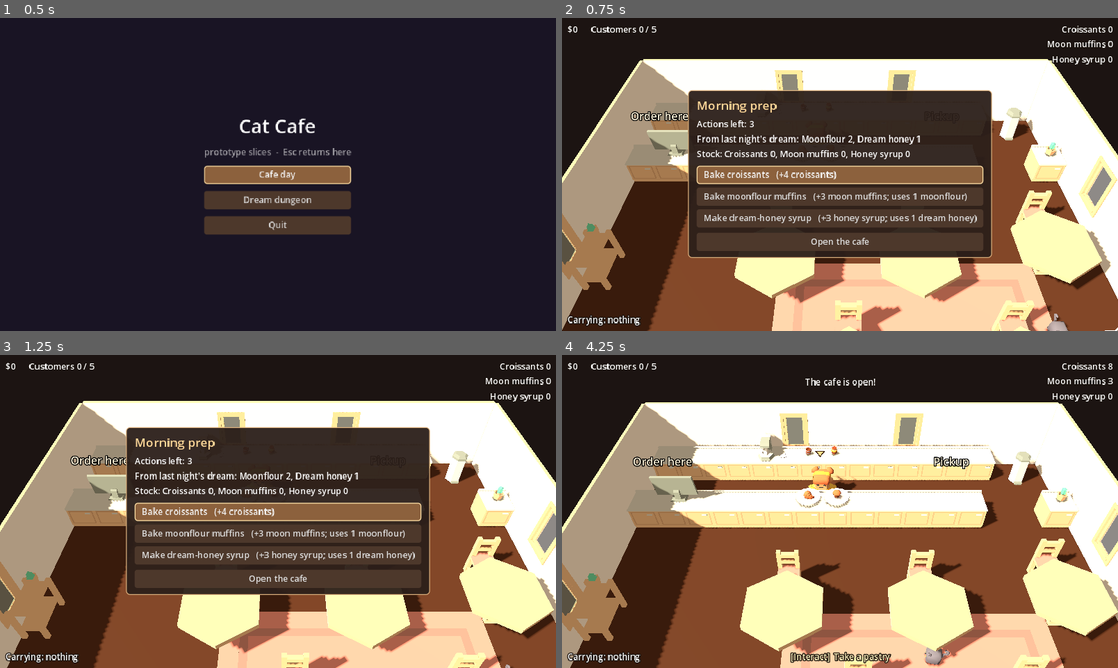
Above: before the commit, frames 1-4 (two rows, left to right).
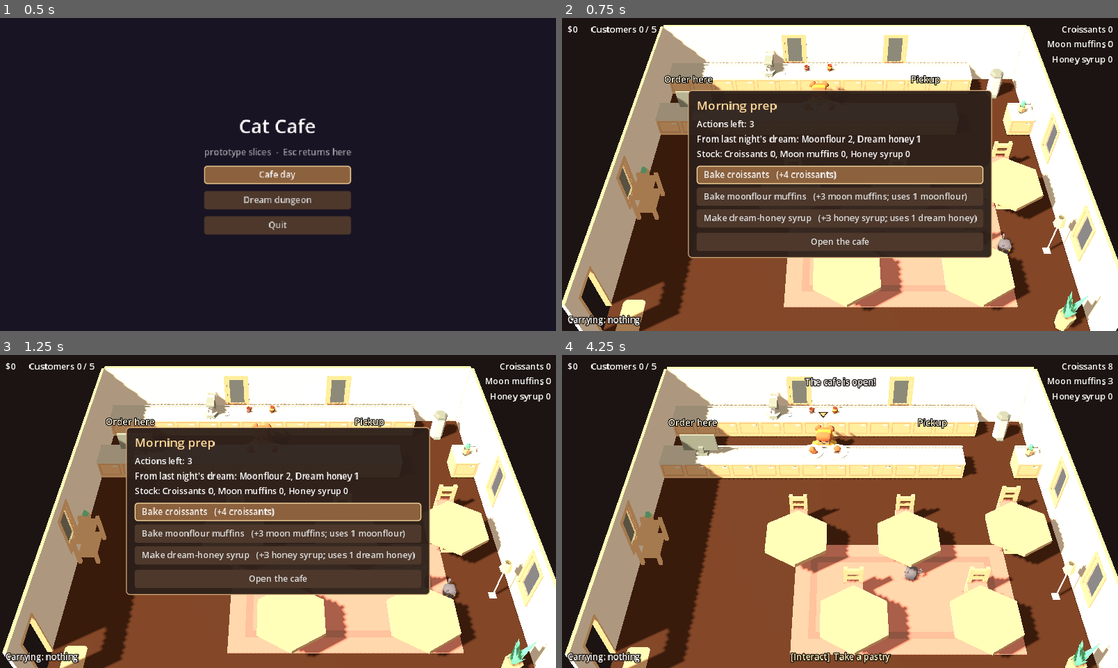
Above: after the commit, the same moments.

Repository: mclarty3/cat-cafe
Game: Godot game, scene res://scenes/title.tscn
Same seed, same stepped clock (60 frames per second), same inputs: the game is played once before the commit and once after it.
Inputs:
- Up to frame 1 (0.5 s): no input
- Up to frame 2 (0.75 s): click "Cafe day" at 0.5 s
- Up to frame 3 (1.25 s): no input
- Up to frame 4 (4.25 s): hold D (move_right) 1.28-2 s; tap J (attack) at 1.35 s; tap Space (jump) at 1.52 s; click "Bake croissants (+4 croissant…" at 2 s; click "Bake moonflour muffins (+3 mo…" at 2.75 s; click "Open the cafe" at 3.5 s

Frame 1 is identical in both runs. In frame 2, 43% of the frame differs, in the area x 0-100%, y 2-100%; in frame 3, 43%; in frame 4, 63%, in the area x 0-100%, y 3-100%.

Commit message:
Reframe cafe camera so the whole floor stays visible
Follow mostly side to side (new follow_depth, 0.15) so working the
counter no longer pushes the bottom tables off screen, and pull the
camera back with a narrower lens (30 deg FOV, distance 10, 48 deg
pitch) to keep the counter large while fitting the floor.

Co-Authored-By: Claude Opus 5.5 <noreply@anthropic.com>

Diff:
--- a/scenes/cafe/cafe.tscn
+++ b/scenes/cafe/cafe.tscn
@@ -94,7 +94,7 @@
 shadow_blur = 1.5
 
 [node name="Camera" type="Camera3D" parent="."]
-fov = 40.0
+fov = 30.0
 script = ExtResource("2_cafe_camera")
 
 [node name="Navigation" type="NavigationRegion3D" parent="."]
--- a/scripts/cafe/cafe_camera.gd
+++ b/scripts/cafe/cafe_camera.gd
@@ -7,12 +7,12 @@
 ## interest (a station, a customer) while a menu or chat is open.
 
 ## The room point the camera rests on when not following anyone.
-@export var room_center := Vector3(3.5, 0.3, 2.0):
+@export var room_center := Vector3(3.5, 0.3, 3.1):
 	set(value):
 		room_center = value
 		_snap()
 ## Degrees looking down.
-@export_range(15.0, 85.0) var pitch := 44.0:
+@export_range(15.0, 85.0) var pitch := 48.0:
 	set(value):
 		pitch = value
 		_snap()
@@ -21,8 +21,10 @@
 	set(value):
 		yaw = value
 		_snap()
-## Distance from the look-at point.
-@export var distance := 6.8:
+## Distance from the look-at point. Paired with a narrow FOV (set on the node):
+## pulling back with a narrower lens keeps the counter large while shrinking the
+## nearby tables, so the whole floor fits on screen.
+@export var distance := 10.0:
 	set(value):
 		distance = value
 		_snap()
@@ -30,14 +32,17 @@
 @export_group("Follow")
 ## The node to follow (the barista). Set by the cafe at runtime.
 var follow_target: Node3D
-## 0 = stay on the room centre, 1 = keep the player centred.
+## Side-to-side follow: 0 = stay on the room centre, 1 = keep the player centred.
 @export_range(0.0, 1.0) var follow_amount := 0.4
+## Front-to-back follow. Kept low so working the counter doesn't push the
+## tables off the bottom of the screen.
+@export_range(0.0, 1.0) var follow_depth := 0.15
 ## How far ahead of the player (in seconds of their velocity) to look.
 @export var look_ahead := 0.25
 ## Higher = snappier tracking.
 @export var smoothing := 4.0
 ## Keeps the look-at point inside the room (x/z min and max).
-@export var bounds := Rect2(2.4, 1.6, 2.2, 1.8)
+@export var bounds := Rect2(2.4, 1.6, 2.2, 2.0)
 
 @export_group("Focus")
 ## While using a station or chatting, move this much closer...
@@ -70,7 +75,9 @@
 		var ahead := follow_target.global_position
 		if follow_target is CharacterBody3D:
 			ahead += (follow_target as CharacterBody3D).velocity * look_ahead
-		goal = room_center.lerp(Vector3(ahead.x, room_center.y, ahead.z), follow_amount)
+		goal = Vector3(
+			lerpf(room_center.x, ahead.x, follow_amount), room_center.y,
+			lerpf(room_center.z, ahead.z, follow_depth))
 	var goal_distance := distance
 	if _focus_point != null:
 		var p: Vector3 = _focus_point
Not shown, changed: CAFE_SLICE.md
